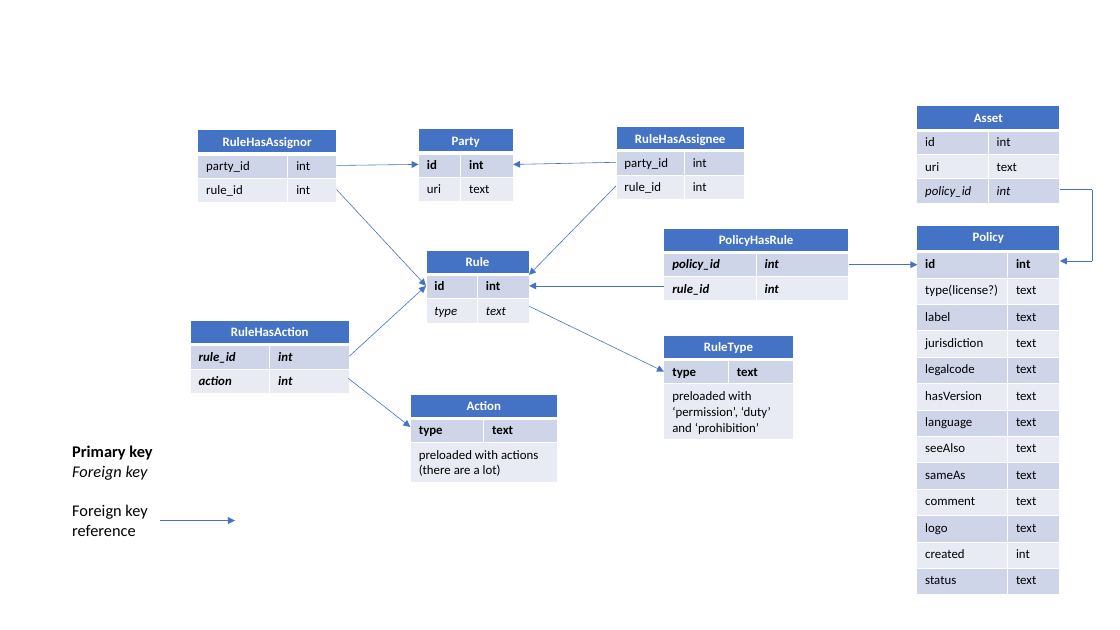
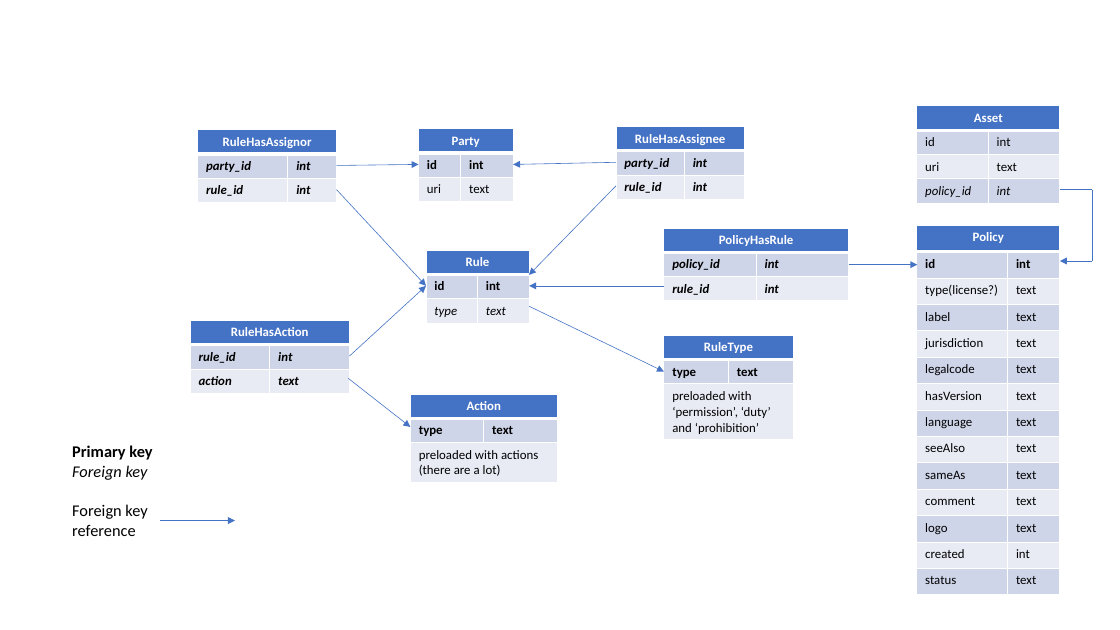
Before and after one commit to CSIRO-enviro-informatics/licences-catalogue, a slide deck: slide 2 of _docs/DataModel.pptx. Drawn at 1120x630 pixels with LibreOffice and Linux fonts; fonts in the diff are those of the drawing. Boxes give left, top, right and bottom in pixels: in the first picture for what was removed or moved away, otherwise in the second. Text is boxed around its words. In the diff, an @@ line names an element or a change of style, - is before the commit and + after.

```diff
--- a/_docs/DataModel.pptx
+++ b/_docs/DataModel.pptx
@@ table at (197, 129, 336, 201) @@
@@ bold on, italic on in "party_id", "int", "rule_id", "int" @@
@@ table at (616, 127, 744, 198) @@
@@ bold on, italic on in "party_id", "int", "rule_id", "int" @@
@@ table at (190, 320, 350, 392) @@
-row 3, column 2: int
+row 3, column 2: text
```
Also in this commit, not shown: 3 other files.
